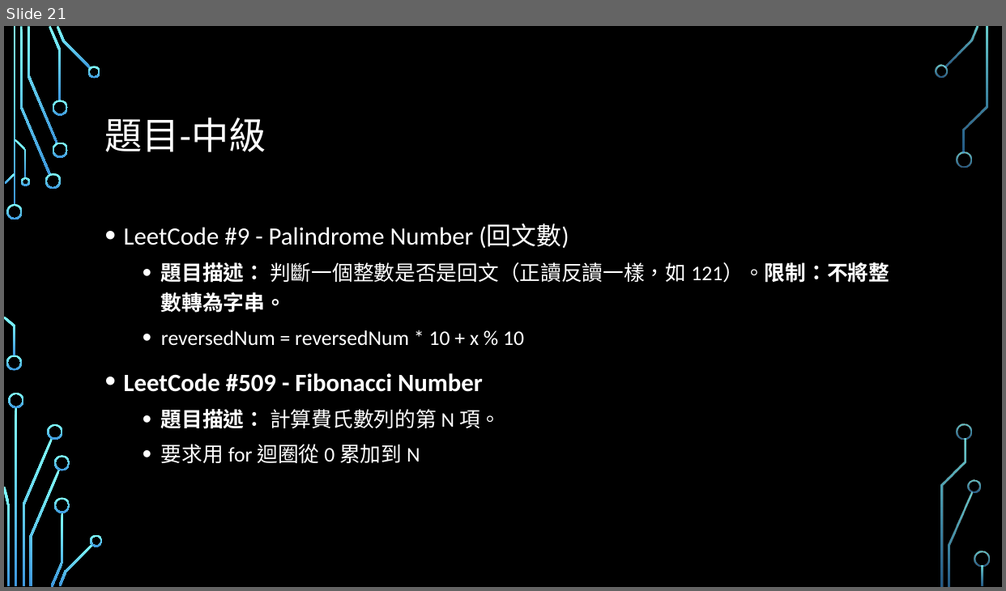
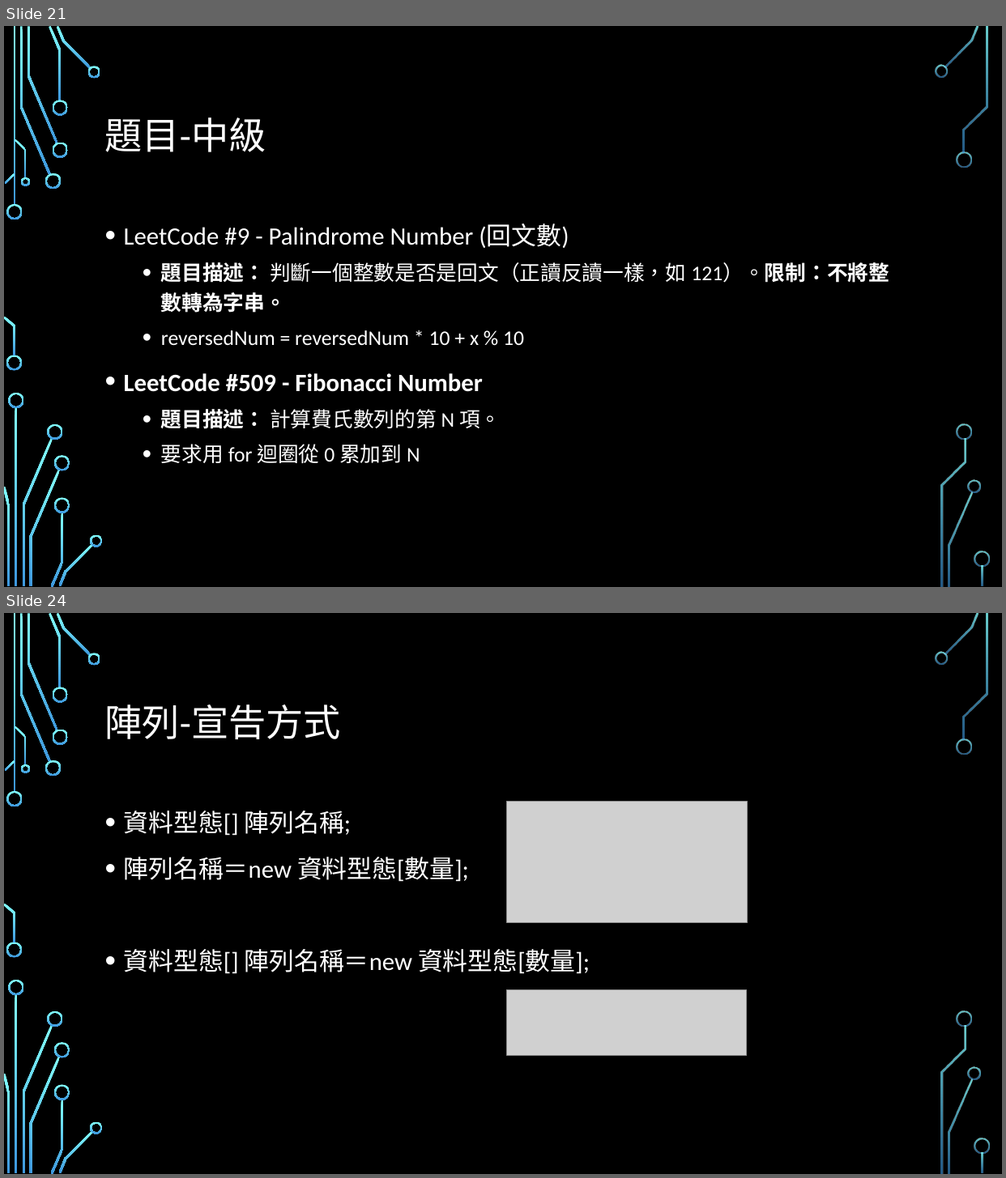
Before and after one commit to Alvin-Lo0729/ncut-java, a slide deck: doc/JAVA0123.pptx. Shown one above the other, each under a label of ours: slide 21 before the commit, slides 21 and 24 after it; the slides between them are not shown. The pictures are 1006x591 and 1006x1178 pixels, drawn with LibreOffice and Linux fonts; fonts in the diff are those of the drawing; grey boxes stand for pictures; background and template pictures are left out. Boxes give left, top, right and bottom in pixels: in the first picture for what was removed or moved away, otherwise in the second. Text is boxed around its words. In the diff, an @@ line names an element or a change of style, - is before the commit and + after.

```diff
--- a/doc/JAVA0123.pptx
+++ b/doc/JAVA0123.pptx
@@ slide 24 added at bbox=[4, 613, 1002, 1174], background picture (left out); not listed: 36 template elements that a slide beside it also shows @@
@@ title added at bbox=[105, 705, 341, 739], 36 pt, text #FFFFFF @@
+陣列-宣告方式
@@ picture added at bbox=[507, 802, 748, 924] @@
@@ text added at bbox=[124, 811, 590, 974], 24 pt, text #FFFFFF @@
+• 資料型態[] 陣列名稱;
+• 陣列名稱＝new 資料型態[數量];
+• 資料型態[] 陣列名稱＝new 資料型態[數量];
@@ picture added at bbox=[507, 990, 747, 1056] @@
```
Also in this commit, not shown: 9 other slides added, 7 other files.
